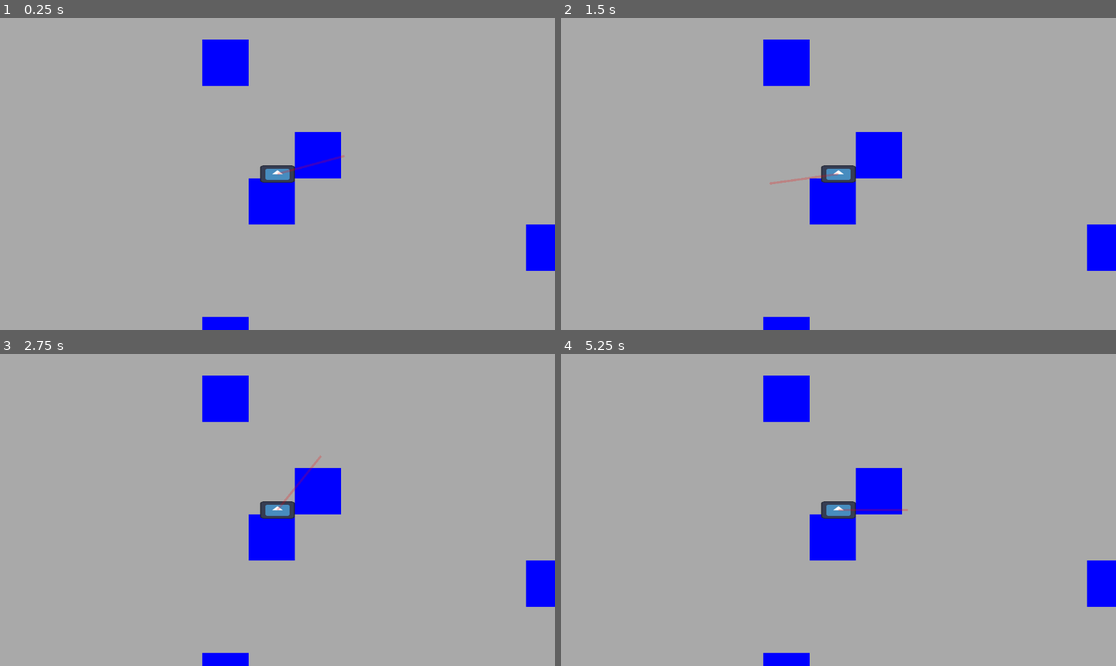
Above: before the commit, frames 1-4 (two rows, left to right).
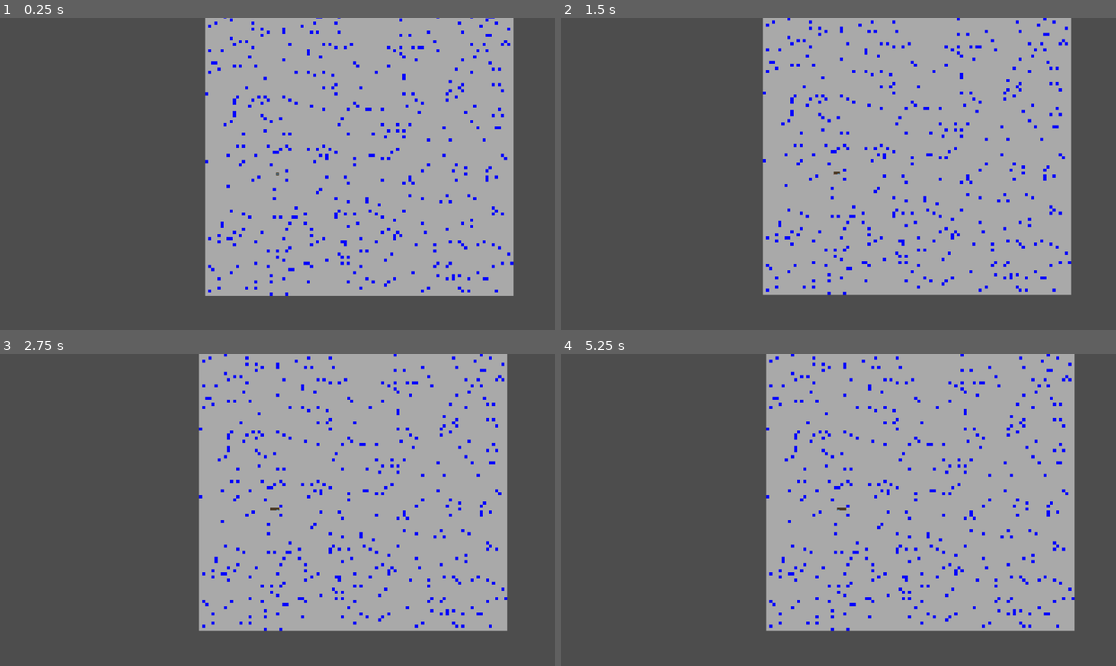
Above: after the commit, the same moments.

Repository: Vryllon/Meow_Miners
Game: Godot game, scene res://Scenes/levels/lobby.tscn
Two runs of this game, one before a commit and one after it. Both use one fixed random seed, a clock stepped at 60 frames per second and the inputs below. The project has no main scene, so this scene is started directly. The engine's default icon, where the game draws it, is replaced by a stand-in: a white triangle on a blue panel in a dark square.
Inputs (mouse positions are in pixels of both pictures, inside the frame that each line leads up to):
- Up to frame 1 (0.25 s): no input
- Up to frame 2 (1.5 s): move the mouse to (960, 158) at 0.52 s; press the mouse at (960, 158) at 0.53 s; hold Right (move_right) 0.53-1.28 s; move the mouse to (727, 189) at 1.27 s; release the mouse at (727, 189) at 1.28 s; hold S (move_down) from 1.28 s (still down); tap E (interact) at 1.35 s
- Up to frame 3 (2.75 s): click (166, 525) at 1.55 s; tap Enter at 2 s; move the mouse to (333, 441) at 2.02 s; release S (move_down) at 2.03 s; press the mouse at (333, 441) at 2.03 s; hold Right (move_right) from 2.03 s (still down)
- Up to frame 4 (5.25 s): move the mouse to (810, 572) at 2.77 s; release Right (move_right) at 2.78 s; release the mouse at (810, 572) at 2.78 s; hold W (move_up) 2.78-3.53 s; click (810, 572) at 2.85 s; tap Space at 3.5, 5 s; move the mouse to (1005, 556) at 3.52 s; hold E (interact) 3.53-4.28 s; hold A (move_left) 3.53-5.03 s; click (1005, 556) at 3.8 s; tap Enter at 4.25 s; move the mouse to (672, 463) at 4.27 s; click (672, 463) at 4.35 s; move the mouse to (866, 510) at 5.02 s; press the mouse at (866, 510) at 5.03 s; hold S (move_down) from 5.03 s (still down)

The runs differ from the first frame. In frame 1, 57% of the frame differs, in the area x 0-100%, y 0-100%; in frame 2, 57%; in frame 3, 57%; in frame 4, 57%.

Commit message:
Added Random Spawn
Player will now randomly spawn within the mining_area and have a 1 mining pixel open space to start

Diff:
--- a/meow-miners/Scenes/Areas/Mining/mining_area.tscn
+++ b/meow-miners/Scenes/Areas/Mining/mining_area.tscn
@@ -13,7 +13,6 @@
 segments = PackedVector2Array(32, 32, 32, -32, -32, 32, 32, 32, -32, -32, 32, -32, -32, -32, -32, 32)
 
 [node name="Mining_Area" type="Node2D" unique_id=605624765]
-rotation = 1.5707964
 script = ExtResource("1_3h3yr")
 
 [node name="Map" type="StaticBody2D" parent="." unique_id=1738739877]
--- a/meow-miners/Scenes/Characters/player.tscn
+++ b/meow-miners/Scenes/Characters/player.tscn
@@ -8,6 +8,7 @@
 height = 64.0
 
 [node name="Player" type="CharacterBody2D" unique_id=840833898]
+scale = Vector2(0.9, 0.9)
 slide_on_ceiling = false
 script = ExtResource("1_40svl")
 
@@ -20,7 +21,7 @@
 shape = SubResource("CapsuleShape2D_2m74s")
 
 [node name="Camera2D" type="Camera2D" parent="." unique_id=1853399607]
-zoom = Vector2(1.5, 1.5)
+zoom = Vector2(0.1, 0.1)
 
 [node name="RayCast2D" type="RayCast2D" parent="." unique_id=823903933]
 
--- a/meow-miners/Scenes/levels/lobby.tscn
+++ b/meow-miners/Scenes/levels/lobby.tscn
@@ -1,18 +1,14 @@
 [gd_scene format=3 uid="uid://7r0yk2din8ta"]
 
-[ext_resource type="PackedScene" uid="uid://gtsqfgxfi0sy" path="res://Scenes/Characters/player.tscn" id="1_b7rcr"]
+[ext_resource type="Script" uid="uid://c03vauxck6i8v" path="res://Scripts/Levels/lobby.gd" id="1_1dxtr"]
 [ext_resource type="PackedScene" uid="uid://cvhe3r4kwk3ky" path="res://Scenes/Areas/Mining/mining_area.tscn" id="1_fmxxw"]
 [ext_resource type="PackedScene" uid="uid://4lcolas6fsjn" path="res://Scenes/Areas/Shop/shop.tscn" id="3_1dxtr"]
 
 [node name="Lobby" type="Node2D" unique_id=703698166]
-
-[node name="Player" parent="." unique_id=840833898 instance=ExtResource("1_b7rcr")]
-position = Vector2(0, -60)
-scale = Vector2(0.75, 0.75)
+script = ExtResource("1_1dxtr")
 
 [node name="Mining_Area" parent="." unique_id=605624765 instance=ExtResource("1_fmxxw")]
 show_behind_parent = true
-position = Vector2(-744, 10)
 
 [node name="Shop" parent="." unique_id=2014613424 instance=ExtResource("3_1dxtr")]
 visible = false
@@ -20,3 +16,5 @@
 top_level = false
 position = Vector2(512, -96)
 scale = Vector2(3, 3)
+
+[connection signal="map_generated" from="Mining_Area" to="." method="_on_mining_area_map_generated"]
--- a/meow-miners/Scripts/Areas/Mining/mining_area.gd
+++ b/meow-miners/Scripts/Areas/Mining/mining_area.gd
@@ -1,9 +1,9 @@
 extends Node2D
 
-# NOTE : X AND Y ARE INVERTED BECAUSE OF THE 90 DEGREE ROTATION
+signal map_generated
 
-var WIDTH = 0
-var HEIGHT = 0
+var WIDTH: int = 0
+var HEIGHT: int = 0
 
 var mining_pixel_load : PackedScene = load("res://Scenes/Areas/Mining/mining_pixel.tscn")
 var mining_map: Array = []
@@ -19,6 +19,7 @@
 	print_debug(HEIGHT)
 	mining_map = generate_mining_map(1,HEIGHT)
 	generate_pixels(1, HEIGHT)
+	map_generated.emit()
 
 # Called every frame. 'delta' is the elapsed time since the previous frame.
 func _process(delta: float) -> void:
@@ -54,8 +55,8 @@
 # Generates the mining pixels in the mining area
 func generate_pixels(start: int, end: int) -> void:
 	#print_debug(str($Background.scale.x) + " " + str($Background.scale.y))
-	for i in end - start + 1:
-		for j in WIDTH:
+	for i in WIDTH:
+		for j in HEIGHT:
 			var mining_pixel = mining_pixel_load.instantiate()
 			add_child(mining_pixel)
 			mining_pixel.name = "mining_pixel_" + str(i) + "_" + str(j)
--- /dev/null
+++ b/meow-miners/Scripts/Levels/lobby.gd
@@ -0,0 +1,24 @@
+extends Node2D
+
+var player = load("res://Scenes/Characters/player.tscn").instantiate()
+
+
+# Called when the node enters the scene tree for the first time.
+func _ready() -> void:
+	pass
+
+
+# Called every frame. 'delta' is the elapsed time since the previous frame.
+func _process(delta: float) -> void:
+	pass
+
+
+func _on_mining_area_map_generated() -> void:
+	var rspawn = Vector2i(randi_range(0,$Mining_Area.WIDTH), randi_range(0,$Mining_Area.HEIGHT))
+	player.position = Vector2(rspawn.x - $Mining_Area.WIDTH/2 + 0.5, rspawn.y - $Mining_Area.HEIGHT/2 + 0.5) * 64
+
+	var spawn_tile = $Mining_Area.get_node("mining_pixel_" + str(rspawn.x) + "_" + str(rspawn.y))
+	if spawn_tile: spawn_tile.mine()
+	else: print_debug("ERROR: spawntile not found no spawn space alloted")
+
+	add_child(player)
Not shown, added: meow-miners/Scripts/Levels/lobby.gd.uid
